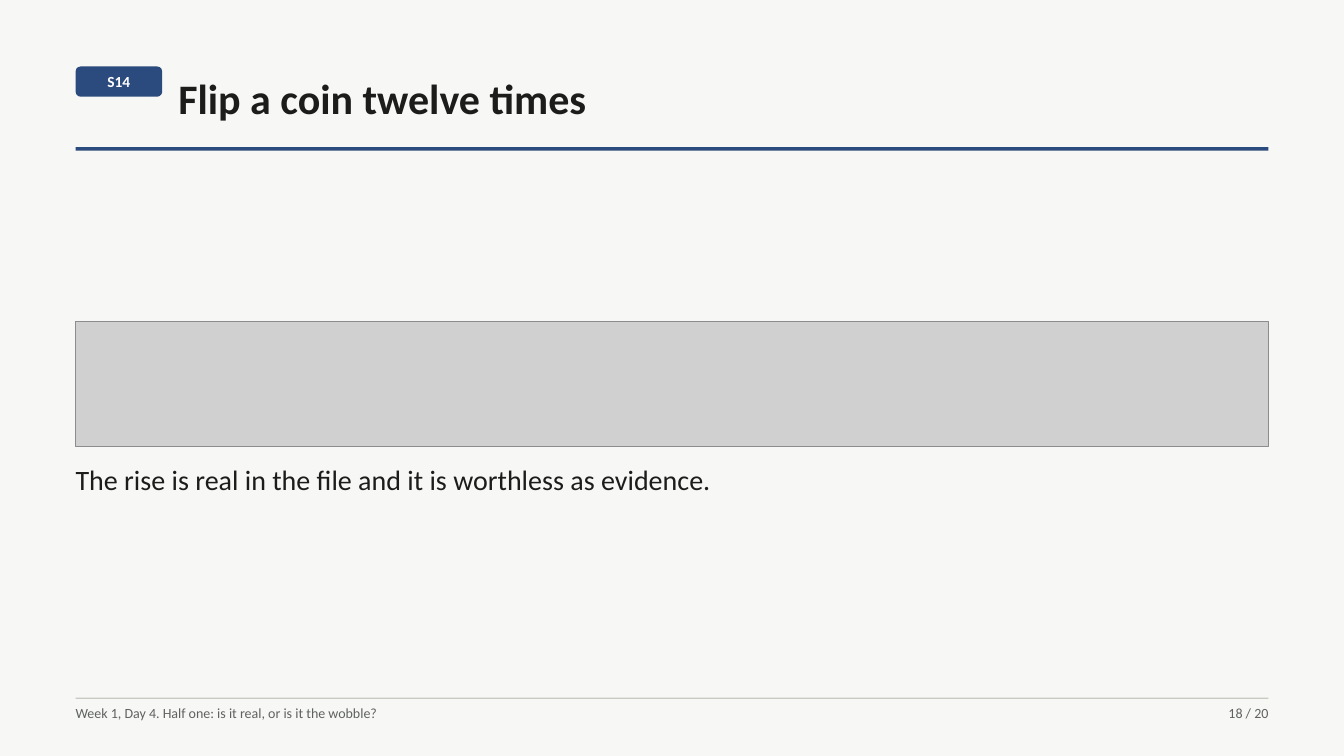
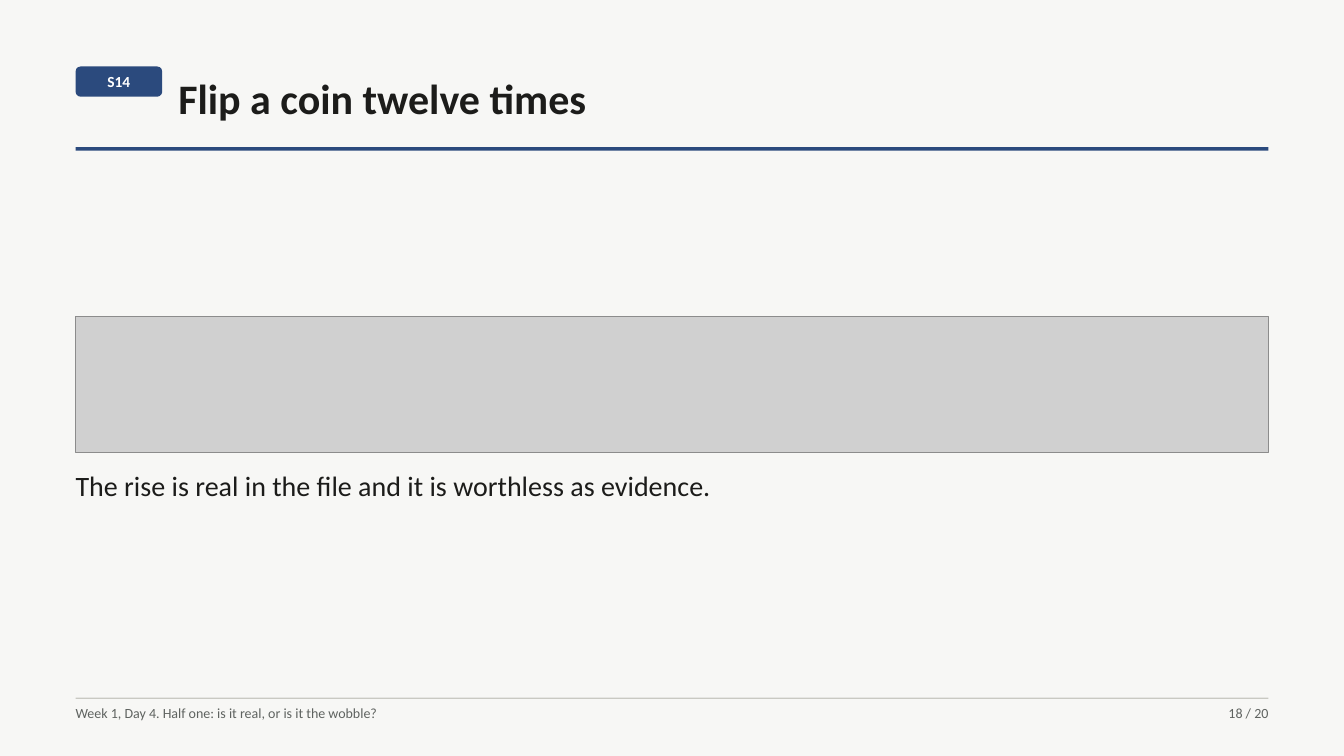
Before and after one commit to fde-academy-lab/c2-content-factory, a slide deck: slide 18 of content/W01/D4/slides/C2_W01_D04_half1_STUDENT.pptx. Drawn at 1344x756 pixels with LibreOffice and Linux fonts; fonts in the diff are those of the drawing; grey boxes stand for pictures. Boxes give left, top, right and bottom in pixels: in the first picture for what was removed or moved away, otherwise in the second. Text is boxed around its words. In the diff, an @@ line names an element or a change of style, - is before the commit and + after.

```diff
--- a/content/W01/D4/slides/C2_W01_D04_half1_STUDENT.pptx
+++ b/content/W01/D4/slides/C2_W01_D04_half1_STUDENT.pptx
@@ picture: place and size @@
-picture at [76,322,1268,447]
+picture at [76,317,1268,453]
@@ text "The rise is real in ...": place and size @@
-text "The rise is real in ..." at [76,470,710,491]
+text "The rise is real in ..." at [76,476,710,497]
```
Also in this commit, not shown: 2 other slides changed, 10 other files.
